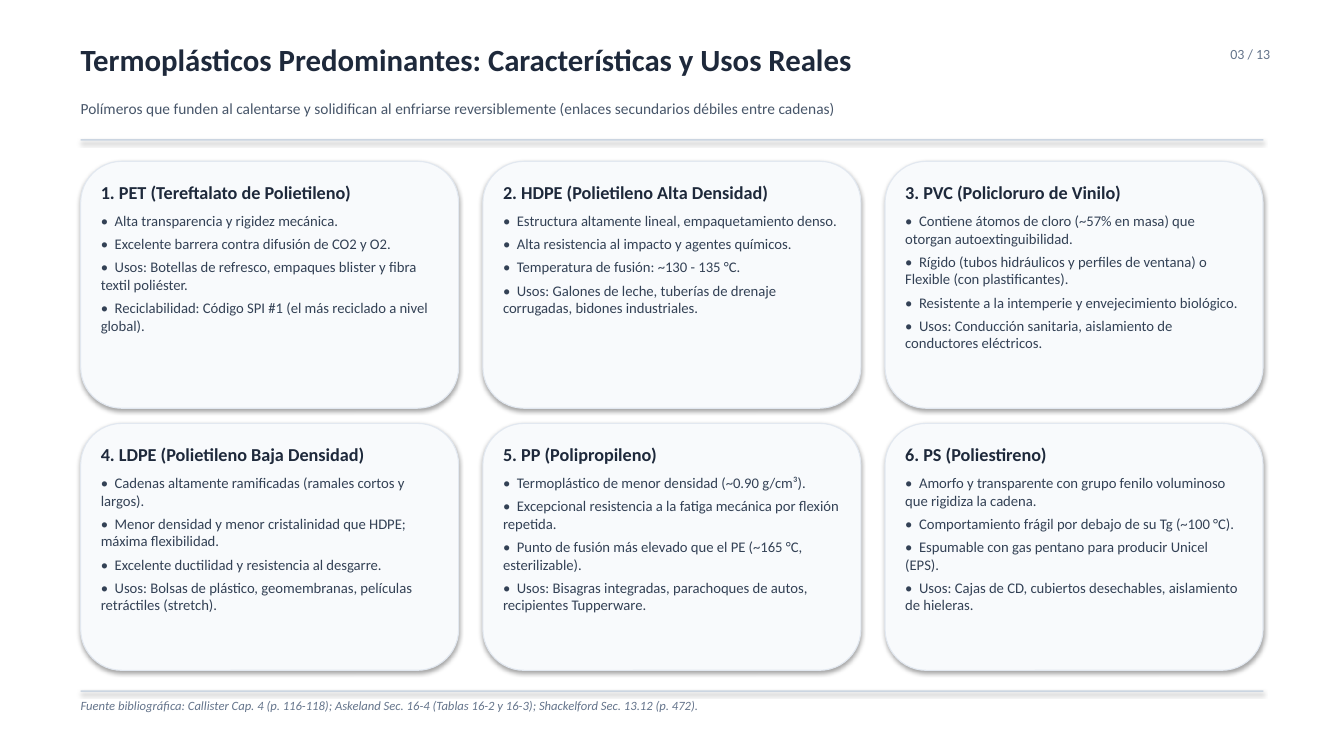
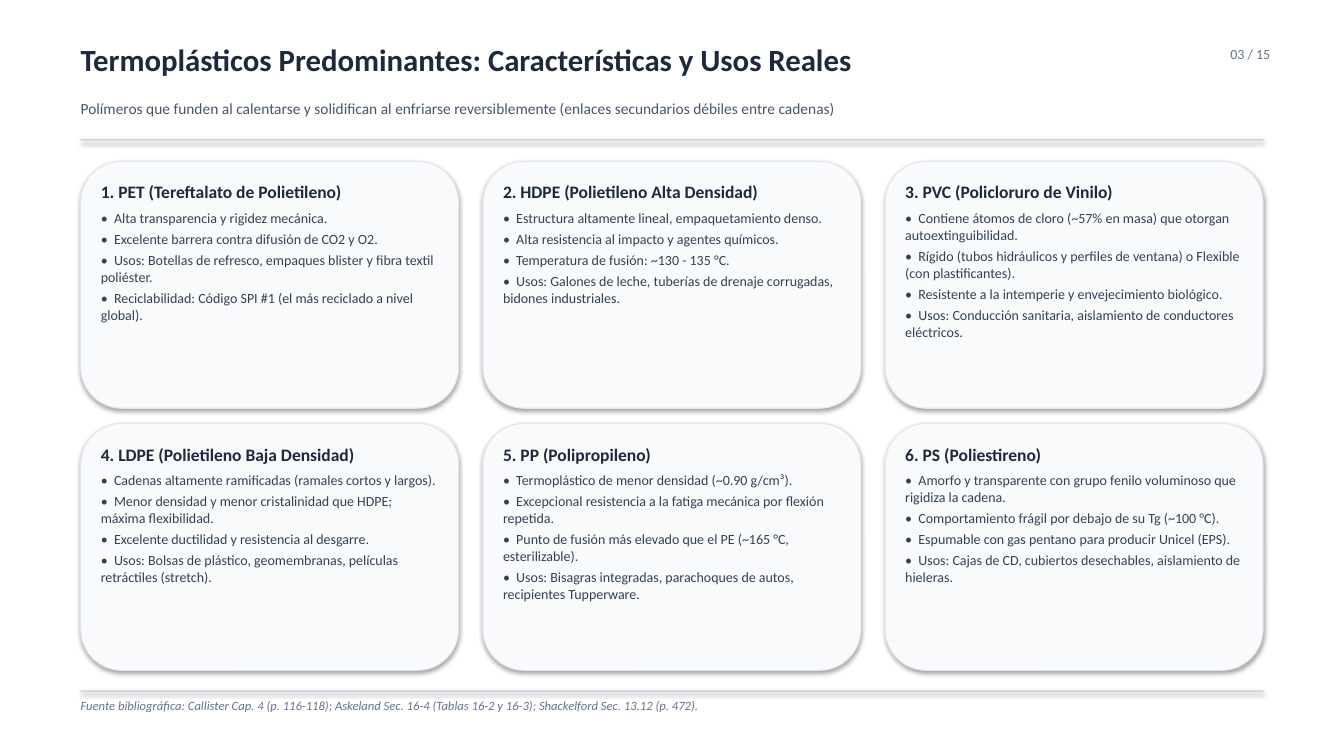
Before and after one commit to AlejandroDiazGaytan/FIM-Polimeros, a slide deck: slide 3 of presentacion_polimeros_procesos_reciclaje.pptx. Drawn at 1344x756 pixels with LibreOffice and Linux fonts; fonts in the diff are those of the drawing. Boxes give left, top, right and bottom in pixels: in the first picture for what was removed or moved away, otherwise in the second. Text is boxed around its words. In the diff, an @@ line names an element or a change of style, - is before the commit and + after.

```diff
--- a/presentacion_polimeros_procesos_reciclaje.pptx
+++ b/presentacion_polimeros_procesos_reciclaje.pptx
@@ text at (x1=1230, y1=50, x2=1270, y2=59): text changed @@
-03 / 13
+03 / 15
@@ text "1. PET (Tereftalato de Polietileno)" at (x1=101, y1=185, x2=433, y2=323): size 13 to 12.5 pt in "1. PET (Tereftalato de Polietileno)"; size 10.5 to 10 pt in "• Alta transparencia y rigidez mecánica.", "• Excelente barrera contra difusión de CO2 ...", "• Usos: Botellas de refresco, empaques blister ...", "• Reciclabilidad: Código SPI #1 (el más ..."; less space between paragraphs @@
@@ text "2. HDPE (Polietileno Alta Densidad)" at (x1=503, y1=185, x2=833, y2=303): size 13 to 12.5 pt in "2. HDPE (Polietileno Alta Densidad)"; size 10.5 to 10 pt in "• Estructura altamente lineal, empaquetamiento denso.", "• Alta resistencia al impacto y agentes ...", "• Temperatura de fusión: ~130 - 135 ...", "• Usos: Galones de leche, tuberías de ..."; less space between paragraphs @@
@@ text "3. PVC (Policloruro de Vinilo)" at (x1=905, y1=185, x2=1239, y2=337): size 13 to 12.5 pt in "3. PVC (Policloruro de Vinilo)"; size 10.5 to 10 pt; less space between paragraphs @@
@@ text "4. LDPE (Polietileno Baja Densidad)" at (x1=101, y1=448, x2=436, y2=584): size 13 to 12.5 pt in "4. LDPE (Polietileno Baja Densidad)"; size 10.5 to 10 pt in "• Cadenas altamente ramificadas (ramales cortos y ...", "• Menor densidad y menor cristalinidad que ...", "• Excelente ductilidad y resistencia al desgarre.", "• Usos: Bolsas de plástico, geomembranas, películas ..."; less space between paragraphs @@
@@ text "5. PP (Polipropileno)" at (x1=503, y1=448, x2=824, y2=602): size 13 to 12.5 pt in "5. PP (Polipropileno)"; size 10.5 to 10 pt; less space between paragraphs @@
@@ text "6. PS (Poliestireno)" at (x1=905, y1=448, x2=1240, y2=582): size 13 to 12.5 pt in "6. PS (Poliestireno)"; size 10.5 to 10 pt; less space between paragraphs @@
```
Also in this commit, not shown: 12 other slides changed, 2 slides added, 3 other files.
